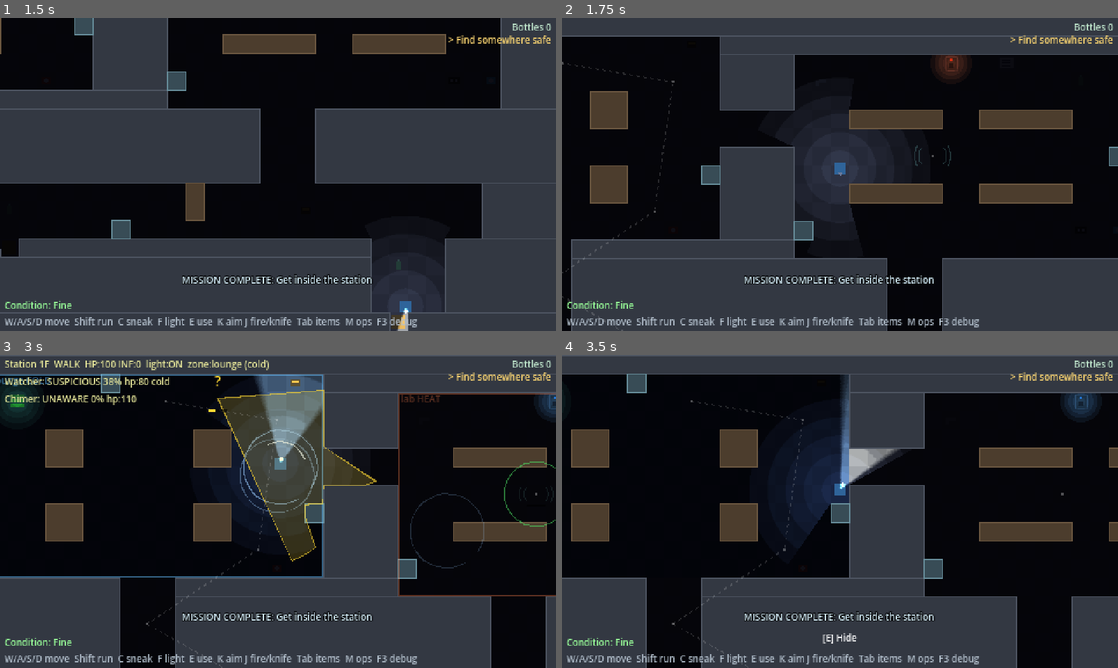
Above: before the commit, frames 1-4 (two rows, left to right).
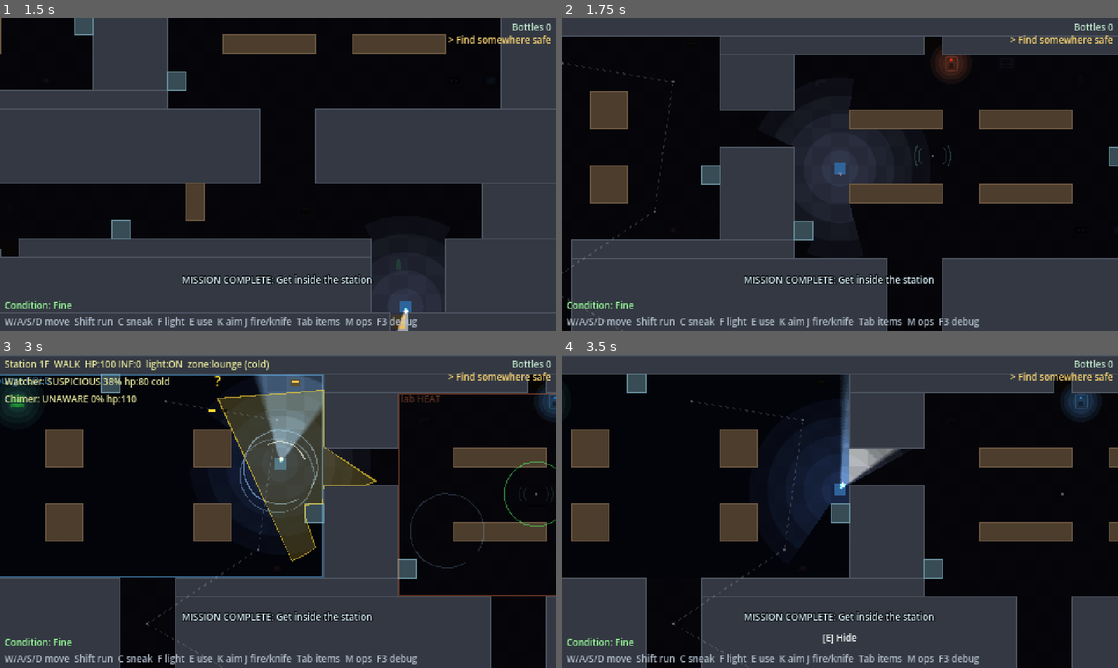
Above: after the commit, the same moments.

Repository: jimmylee719/pixel-biohazard
Game: Godot game, scene res://tools/tests/capture.tscn
Two runs of this game, one before a commit and one after it. Both use one fixed random seed, a clock stepped at 60 frames per second and the inputs below. This scene is started directly instead of the project's main scene.
Inputs (mouse positions are in pixels of both pictures, inside the frame that each line leads up to):
- Up to frame 1 (1.5 s): tap Enter (ui_accept) at 0.5, 0.77, 1.07 s; move the mouse to (400, 158) at 0.52 s; hold D (move_right) 0.53-1.28 s; hold Right mouse button (aim) 0.53-1.28 s; click (400, 158) at 0.8 s; move the mouse to (166, 190) at 1.27 s; hold S (move_down) from 1.28 s (still down); click (166, 190) at 1.35 s
- Up to frame 2 (1.75 s): keep holding S (move_down); tap Enter (ui_accept) at 1.52 s; tap F (flashlight) at 1.55 s
- Up to frame 3 (3 s): tap Enter (ui_accept) at 1.82 s; move the mouse to (333, 442) at 2.02 s; release S (move_down) at 2.03 s; hold D (move_right) 2.03-2.78 s; tap F (flashlight) at 2.1 s; tap E (interact) at 2.3, 2.85 s; move the mouse to (250, 574) at 2.77 s; hold W (move_up) from 2.78 s (still down); click (250, 574) at 2.92 s
- Up to frame 4 (3.5 s): keep holding W (move_up); tap Enter (ui_accept) at 3.02, 3.32 s; tap Shift (run) at 3.05 s

Frame 1 is identical in both runs. In frame 2, 0.2% of the frame differs, in the area x 65-69%, y 6-12%; in frame 3, 0.2%; in frame 4, 0.2%.

Commit message:
實作 Prototype 7：恢復電力；系列改為本篇＋資料片
- 新區域：燃料庫（南岸東側，碼頭＋倉庫）、地下層 B1（需權限卡等級 2）
- 雙手搬運燃料桶：不能跑、不能使用武器與投擲、腳步聲變大、移動變慢
- 發電機：倒入燃料恢復電力，啟動聲傳得很遠
- 電力影響：研究站室內燈亮（較容易被發現）、二樓與地下層暖氣恢復
  （凍眠體甦醒）、樣本冷凍庫維持寒冷
- 主線新增「恢復電力」為原型終點；無線電支線「燃料庫的貨單」
- 互動可設定是否算完成任務步驟；戶外區域可標示室內地板範圍
- SERIES_BIBLE 第 5 節：推出方式改為完整本篇＋大型／小型資料片
- 行為測試擴充為 241 項；GDD、CLAUDE.md 更新

Co-Authored-By: Claude Opus 5.5 <noreply@anthropic.com>

Diff:
--- a/scripts/autoload/missions.gd
+++ b/scripts/autoload/missions.gd
@@ -45,6 +45,23 @@
 			{"type": "interact", "target": "director_terminal"},
 		],
 		"reward": {"access": 2},
+	},
+	{
+		"id": "restore_power", "main": true, "requires": ["director_records"],
+		"title": "Restore power",
+		"desc": "The B1 generator ran dry. There's diesel at the fuel depot east of the shore. Your level 2 card opens the basement door in the lab.",
+		"steps": [
+			{"type": "collect", "target": "fuel_can"},
+			{"type": "interact", "target": "generator_b1"},
+		],
+	},
+	{
+		"id": "depot_manifest", "main": false, "requires": ["director_records"],
+		"radio": "KOVAC: \"Going to the depot? Find the manifest first. Mendez said something nests in that warehouse.\"",
+		"title": "Depot manifest",
+		"desc": "Read the manifest in the depot warehouse before you go for the fuel.",
+		"steps": [{"type": "collect", "target": "manifest_depot"}],
+		"reward": {"intel": "fuel_depot"},
 	},
 	{
 		"id": "supply_drop", "main": false,
--- a/scripts/autoload/world_state.gd
+++ b/scripts/autoload/world_state.gd
@@ -35,6 +35,7 @@
 		"loaded": {"pistol": 0, "shotgun": 0},
 		"equipped": "pistol",
 		"access_level": 0,
+		"carrying": "",
 		"storage": {},
 		"flags": {},
 	}
@@ -96,6 +97,21 @@
 	set(value):
 		data.access_level = maxi(data.access_level, value)
 		changed.emit()
+
+
+## 雙手搬運中的東西（例如 "fuel"），空字串 = 沒有
+var carrying: String:
+	get:
+		return data.carrying
+	set(value):
+		data.carrying = value
+		changed.emit()
+
+
+## 研究站的電力（發電機）
+var power_on: bool:
+	get:
+		return has_flag("power_on")
 
 
 var equipped: String:
@@ -311,6 +327,7 @@
 		"loaded": {"pistol": 0, "shotgun": 0},
 		"equipped": "pistol",
 		"access_level": 0,
+		"carrying": "",
 		"storage": {},
 		"flags": {},
 	}
--- /dev/null
+++ b/scripts/interact/fuel_can.gd
@@ -0,0 +1,27 @@
+## 燃料桶：雙手搬運。搬著的時候不能跑、不能用武器，腳步聲也比較大。
+## 要一路搬到地下層的發電機。被打倒或回到檢查點時，燃料桶會回到原處。
+class_name FuelCan
+extends Interactable
+
+
+func can_interact(player: Player) -> bool:
+	return enabled and not player.is_hiding and WorldState.carrying == ""
+
+
+func get_prompt(_player: Player) -> String:
+	return "Carry fuel can (both hands)"
+
+
+func interact(_player: Player) -> void:
+	WorldState.carrying = "fuel"
+	take()
+
+
+func sync_from_state() -> void:
+	_sync_taken()
+
+
+func _draw() -> void:
+	draw_rect(Rect2(-5, -6, 10, 12), Color(0.7, 0.2, 0.15))
+	draw_rect(Rect2(-5, -6, 10, 12), Color(0.9, 0.4, 0.3), false, 1.0)
+	draw_rect(Rect2(-2, -8, 4, 2), Color(0.3, 0.3, 0.3))
--- /dev/null
+++ b/scripts/interact/generator.gd
@@ -0,0 +1,57 @@
+## 發電機：倒入燃料就能恢復研究站的電力。
+## 電力會改變整張地圖：燈亮（看得清楚，但也更容易被發現）、暖氣恢復（凍眠體會醒）。
+## 啟動時的轟鳴聲非常大。
+class_name Generator
+extends Interactable
+
+signal powered
+
+const NOISE_TILES := 14.0
+
+var _lamp: PointLight2D
+
+
+func _ready() -> void:
+	_lamp = PointLight2D.new()
+	_lamp.texture = LightTextures.make_radial()
+	_lamp.texture_scale = 20.0 / (LightTextures.SIZE * 0.5)
+	_lamp.energy = 0.7
+	add_child(_lamp)
+	sync_from_state()
+
+
+func can_interact(player: Player) -> bool:
+	return enabled and not player.is_hiding
+
+
+func get_prompt(_player: Player) -> String:
+	if WorldState.power_on:
+		return "Generator (running)"
+	return "Refuel and start generator" if WorldState.carrying == "fuel" else "Generator (no fuel)"
+
+
+func counts_as_interaction(_player: Player) -> bool:
+	return WorldState.carrying == "fuel" and not WorldState.power_on
+
+
+func interact(_player: Player) -> void:
+	if WorldState.power_on or WorldState.carrying != "fuel":
+		return
+	WorldState.carrying = ""
+	WorldState.set_flag("power_on")
+	NoiseBus.emit_noise(global_position, NOISE_TILES * Level.TILE, self)
+	sync_from_state()
+	powered.emit()
+
+
+func sync_from_state() -> void:
+	if _lamp:
+		_lamp.color = Color(0.4, 1.0, 0.5) if WorldState.power_on else Color(1.0, 0.3, 0.2)
+	queue_redraw()
+
+
+func _draw() -> void:
+	draw_rect(Rect2(-6, -6, 12, 12), Color(0.3, 0.32, 0.3))
+	draw_rect(Rect2(-6, -6, 12, 12), Color(0.55, 0.58, 0.5), false, 1.0)
+	var led := Color(0.4, 1.0, 0.5) if WorldState.power_on else Color(1.0, 0.3, 0.2)
+	draw_rect(Rect2(-1, -4, 2, 2), led)
--- a/scripts/interact/interactable.gd
+++ b/scripts/interact/interactable.gd
@@ -28,8 +28,14 @@
 ## 主角按下 interact 時呼叫：先通知任務系統，再執行互動
 ## （例如「用無線電」這個任務步驟要先完成，無線電才收得到之後的委託）。
 func use(player: Player) -> void:
-	WorldState.emit_event("interact", item_name)
+	if counts_as_interaction(player):
+		WorldState.emit_event("interact", item_name)
 	interact(player)
+
+
+## 這次互動算不算完成任務步驟（例如發電機要有燃料才算）
+func counts_as_interaction(_player: Player) -> bool:
+	return true
 
 
 func interact(_player: Player) -> void:
--- a/scripts/level/level.gd
+++ b/scripts/level/level.gd
@@ -25,7 +25,7 @@
 const CABINET_EDGE_COLOR := Color(0.42, 0.34, 0.25)
 const LOCKER_COLOR := Color(0.22, 0.30, 0.34)
 const LOCKER_EDGE_COLOR := Color(0.40, 0.55, 0.60)
-const FLOOR_CHARS := ".PDBKTXGAMVWRYNSLQOx"
+const FLOOR_CHARS := ".PDBKTXGAMVWRYNSLQOxFE"
 
 ## 建立前設定
 var area_id := Areas.START_AREA
@@ -68,7 +68,7 @@
 	for cell in _floor_cells:
 		var even := (cell.x + cell.y) % 2 == 0
 		var color: Color
-		if outdoor:
+		if outdoor and not _is_indoor_cell(cell):
 			color = SNOW_FLOOR_A if even else SNOW_FLOOR_B
 		elif safe:
 			color = SAFE_FLOOR_A if even else SAFE_FLOOR_B
@@ -82,6 +82,14 @@
 		draw_rect(Rect2(Vector2(cell) * TILE + Vector2(2, 2), Vector2(TILE - 4, TILE - 4)), DOOR_COLOR)
 
 
+## 戶外區域裡的室內空間（例如倉庫）：地板畫成室內的樣子
+func _is_indoor_cell(cell: Vector2i) -> bool:
+	for r in _data.get("indoor_rects", []):
+		if (r as Rect2i).has_point(cell):
+			return true
+	return false
+
+
 func get_navigation_map() -> RID:
 	return _nav_region.get_navigation_map()
 
@@ -152,7 +160,14 @@
 func is_zone_heated(zone_name: String) -> bool:
 	if not zones.has(zone_name):
 		return true
+	if zones[zone_name].get("powered", false) and WorldState.power_on:
+		return true  # 恢復電力：暖氣跟著恢復
 	return WorldState.is_zone_heated(area_id, zone_name, zones[zone_name].heated)
+
+
+## 恢復電力後燈亮著的區域
+func is_lit() -> bool:
+	return _data.get("powered_area", false) and WorldState.power_on
 
 
 func set_zone_heated(zone_name: String, heated: bool) -> void:
@@ -320,6 +335,10 @@
 					item = stairs
 				"Q":
 					item = AccessCard.new()
+				"F":
+					item = FuelCan.new()
+				"E":
+					item = Generator.new()
 				"O":
 					item = Terminal.new()
 				"x":
--- a/scripts/main.gd
+++ b/scripts/main.gd
@@ -17,8 +17,10 @@
 	"listener": preload("res://scenes/enemy_listener.tscn"),
 	"sleeper": preload("res://scenes/enemy_sleeper.tscn"),
 }
-## 原型的終點：讀完站長的紀錄
-const PROTOTYPE_END_TERMINAL := "director_terminal"
+## 原型的終點：完成這個主線後顯示 TO BE CONTINUED
+const PROTOTYPE_END_MISSION := "restore_power"
+## 恢復電力後，研究站室內有燈（比較亮）
+const POWERED_DARKNESS := Color(0.17, 0.17, 0.2)
 
 var level: Level
 var enemies: Array[Enemy] = []
@@ -74,7 +76,9 @@
 	_banner.visible = false
 	_hint.text = _build_hint()
 	Missions.mission_completed.connect(func(id: String):
-		show_message("MISSION COMPLETE: %s" % Missions.get_mission(id).title))
+		show_message("MISSION COMPLETE: %s" % Missions.get_mission(id).title)
+		if id == PROTOTYPE_END_MISSION:
+			_end_attempt("TO BE CONTINUED", Color(0.5, 1, 0.6), true, MESSAGE_TIME))
 	_resume_button.pressed.connect(_toggle_pause)
 	_quit_button.pressed.connect(_quit_to_title)
 	await load_area(WorldState.data.area, WorldState.data.entry, false)
@@ -179,6 +183,8 @@
 			item.reached.connect(func(target: String): load_area(target, "stairs"))
 		elif item is Terminal:
 			item.used.connect(_on_terminal_used)
+		elif item is Generator:
+			item.powered.connect(_on_power_restored)
 		elif item is TapePickup:
 			item.message_shown.connect(show_message)
 		elif item is ReadableNote:
@@ -188,39 +194,50 @@
 		elif item is StorageBox:
 			item.opened.connect(_toggle_storage_panel)
 
+	_apply_darkness()
+	_player.level = level
+	_player.reset_to(level.get_entry_position(entry))
+	_camera.setup(_player, level.bounds)
+	_overlay.bind_area(level, enemies)
+
+	# 先觸發「進入區域」的任務事件，再存檔查點，任務進度才會包含在檢查點裡
+	WorldState.emit_event("enter_area", area_id)
+	WorldState.save_checkpoint(area_id, entry)
+
+	if fade:
+		await _fade_to(0.0)
+	_player.input_enabled = true
+	_transitioning = false
+
+
+func _fade_to(alpha: float) -> void:
+	var tween := create_tween()
+	tween.tween_property(_fade, "color:a", alpha, FADE_TIME)
+	await tween.finished
+
+
+# ── 被抓到、重來 ──────────────────────────────────────
+
+func _apply_darkness() -> void:
 	if level.safe:
 		_darkness.color = SAFE_DARKNESS
 	elif level.outdoor:
 		_darkness.color = OUTDOOR_DARKNESS
+	elif level.is_lit():
+		_darkness.color = POWERED_DARKNESS
 	else:
 		_darkness.color = INDOOR_DARKNESS
-	_player.level = level
-	_player.reset_to(level.get_entry_position(entry))
-	_camera.setup(_player, level.bounds)
-	_overlay.bind_area(level, enemies)
-
-	# 先觸發「進入區域」的任務事件，再存檔查點，任務進度才會包含在檢查點裡
-	WorldState.emit_event("enter_area", area_id)
-	WorldState.save_checkpoint(area_id, entry)
-
-	if fade:
-		await _fade_to(0.0)
-	_player.input_enabled = true
-	_transitioning = false
-
-
-func _fade_to(alpha: float) -> void:
-	var tween := create_tween()
-	tween.tween_property(_fade, "color:a", alpha, FADE_TIME)
-	await tween.finished
-
-
-# ── 被抓到、重來 ──────────────────────────────────────
+
 
 func _on_terminal_used(item_name: String) -> void:
 	show_message(level.get_message(item_name))
-	if item_name == PROTOTYPE_END_TERMINAL:
-		_end_attempt("TO BE CONTINUED", Color(0.5, 1, 0.6), true, MESSAGE_TIME)
+
+
+## 發電機啟動：燈亮、暖氣恢復（同一區的凍眠體會醒）
+func _on_power_restored() -> void:
+	level.sync_from_state()
+	_apply_darkness()
+	show_message("The generator roars to life. Lights flicker on across the station - and the heating with them.", true)
 
 
 func _end_attempt(text: String, color: Color, new_game := false, delay := RESET_DELAY) -> void:
@@ -495,6 +512,8 @@
 	parts.append("Bottles %d" % _player.bottles)
 	if WorldState.access_level > 0:
 		parts.append("Card Lv%d" % WorldState.access_level)
+	if _player.is_carrying():
+		parts.append("CARRYING FUEL")
 	return "  ".join(parts)
 
 
--- a/scripts/player/player.gd
+++ b/scripts/player/player.gd
@@ -130,7 +130,7 @@
 		if Input.is_action_just_pressed("flashlight"):
 			flashlight_on = not flashlight_on
 			_apply_flashlight()
-		if Input.is_action_just_pressed("throw"):
+		if Input.is_action_just_pressed("throw") and not is_carrying():
 			throw_bottle()
 
 	# 舉槍時站定，只能轉向（鎖定目標時面向由 Combat 控制）
@@ -139,7 +139,9 @@
 			facing = move_input.normalized()
 		move_input = Vector2.ZERO
 
-	var running := input_enabled and Input.is_action_pressed("run") and move_input != Vector2.ZERO
+	# 雙手搬東西時不能跑
+	var running := input_enabled and Input.is_action_pressed("run") and move_input != Vector2.ZERO \
+		and not is_carrying()
 	if running:
 		sneaking = false
 
@@ -216,8 +218,15 @@
 			_die()
 
 
+## 雙手搬運中（燃料桶）：不能跑、不能用武器、腳步聲比較大
+func is_carrying() -> bool:
+	return WorldState.carrying != ""
+
+
 func get_speed_mult() -> float:
 	var mult := 1.0
+	if is_carrying():
+		mult *= 0.85
 	if WorldState.health < wounded_threshold:
 		mult *= wounded_speed_mult
 	if WorldState.infection >= WorldState.MAX_INFECTION:
@@ -357,9 +366,11 @@
 		global_position, facing, point, deg_to_rad(flashlight_half_angle_deg), flashlight_range)
 
 
-## 敵人的視野距離倍率：開手電筒的人在黑暗中很顯眼。
+## 敵人的視野距離倍率：開手電筒的人在黑暗中很顯眼；燈亮著的區域就藏不住了。
 func get_detection_range_mult() -> float:
 	var mult := 1.4 if flashlight_on else 0.7
+	if level and level.is_lit():
+		mult = maxf(mult, 1.2)
 	if gait == Gait.SNEAK or (gait == Gait.IDLE and sneaking):
 		mult *= 0.85
 	return mult
@@ -385,6 +396,8 @@
 		return "AIM"
 	if is_hiding:
 		return "HIDDEN"
+	if is_carrying():
+		return "CARRY"
 	return ["IDLE", "SNEAK", "WALK", "RUN"][gait]
 
 
@@ -397,7 +410,7 @@
 	var interval := 0.0
 	match gait:
 		Gait.WALK:
-			radius = walk_noise_tiles * TILE
+			radius = (walk_noise_tiles + (1.5 if is_carrying() else 0.0)) * TILE
 			interval = walk_noise_interval
 		Gait.RUN:
 			radius = run_noise_tiles * TILE
--- a/scripts/player/player_combat.gd
+++ b/scripts/player/player_combat.gd
@@ -89,7 +89,7 @@
 		if not fx.is_empty():
 			fx.t += delta
 
-	if not player.input_enabled or player.is_hiding or player.is_dead:
+	if not player.input_enabled or player.is_hiding or player.is_dead or player.is_carrying():
 		interrupt()
 		return
 
--- a/scripts/world/areas.gd
+++ b/scripts/world/areas.gd
@@ -10,6 +10,7 @@
 ##   R  無線電（存檔、接收支線、調頻）   Y  儲物箱（所有安全屋共用）
 ##   N  筆記／白板（可重複閱讀）   S  散彈槍   L  散彈
 ##   Q  權限卡（提升權限等級，不佔物品欄）   O  終端機   x  屍體（裝飾；和凍眠體很像）
+##   F  燃料桶（雙手搬運）   E  發電機
 ##   1～9、a～i  敵人巡邏點，哪些點屬於哪隻敵人見 enemies
 ##
 ## 每個區域的欄位：
@@ -25,6 +26,9 @@
 ##   entries    其他入口 {id: 格子}（例如無線電旁邊，存檔後從這裡重來）
 ##   stairs     {"x,y": 目標區域}，G 樓梯通往哪裡（到達後站在目標區域的 entries.stairs）
 ##   access     門的欄位：需要的權限等級（WorldState.access_level）
+##   powered_area  恢復電力後這個區域的燈會亮
+##   indoor_rects  戶外區域裡的室內空間（地板畫成室內）
+##   zones 的 powered：恢復電力後這個溫度區域會有暖氣（zone 依字典順序比對，先寫的優先）
 ##   names      {"x,y": 名稱}，給任務系統辨認特定物件用
 ##   hidden     {"x,y": 旗標}，這格的物品要等旗標設定後才會出現（例如聽了某個頻率）
 ##   learn      {名稱: 頻率}，讀到／撿到這個物件時，把頻率記進無線電備忘錄
@@ -55,7 +59,7 @@
 			"#..........................CC..........#",
 			"#..........................CC..........#",
 			"#.....4.........3......................#",
-			"#.........B......CC....................#",
+			"#.........B......CC....................D",
 			"#................................CC....#",
 			"#..................CCCCC.........CC....#",
 			"#..CC..............CCCCC...............#",
@@ -77,6 +81,7 @@
 		"doors": {
 			"front": {"cell": Vector2i(6, 7), "to": "station_1f", "spawn_dir": Vector2i(0, 1)},
 			"cargo": {"cell": Vector2i(30, 7), "to": "station_1f", "spawn_dir": Vector2i(0, 1)},
+			"depot": {"cell": Vector2i(39, 15), "to": "fuel_depot", "spawn_dir": Vector2i(-1, 0)},
 		},
 		"names": {
 			"36,21": "supply_crate_shore",
@@ -90,10 +95,11 @@
 
 	"station_1f": {
 		"title": "Station 1F",
+		"powered_area": true,
 		"outdoor": false,
 		"map": [
 			"############################################",
-			"#......H.........A.#########################",
+			"#......H.........A.###########D#############",
 			"#.G.......1........####........X..N......###",
 			"#...............2..####.W.......a.....B..###",
 			"#...CC......CC.....####..................###",
@@ -131,6 +137,7 @@
 			"front": {"cell": Vector2i(0, 6), "to": "south_shore", "spawn_dir": Vector2i(1, 0)},
 			"cargo": {"cell": Vector2i(35, 24), "to": "south_shore", "spawn_dir": Vector2i(0, -1)},
 			"safe": {"cell": Vector2i(14, 20), "to": "station_safe", "spawn_dir": Vector2i(0, -1)},
+			"basement": {"cell": Vector2i(30, 1), "to": "station_b1", "spawn_dir": Vector2i(0, 1), "access": 2},
 		},
 		"stairs": {"2,2": "station_2f"},
 		"entries": {"stairs": Vector2i(2, 3)},
@@ -189,6 +196,7 @@
 
 	"station_2f": {
 		"title": "Station 2F",
+		"powered_area": true,
 		"outdoor": false,
 		"map": [
 			"########################################",
@@ -217,7 +225,7 @@
 		],
 		# 二樓的暖氣壞了：整層都是冷的，凍眠體才會一直睡著
 		"zones": {
-			"upper": {"rect": Rect2i(0, 0, 40, 16), "heated": false},
+			"upper": {"rect": Rect2i(0, 0, 40, 16), "heated": false, "powered": true},
 		},
 		"breakers": [],
 		"doors": {
@@ -233,6 +241,7 @@
 
 	"station_2f_office": {
 		"title": "Director's Office",
+		"powered_area": true,
 		"outdoor": false,
 		"map": [
 			"################",
@@ -264,6 +273,100 @@
 			"director_terminal": "HALVORSEN'S RECORDS: \"Day 3: Mendez and Lund show the clicking. Kept off the report - the Ark people paid for this season. Day 6: moved the infected to cold storage. Day 9: power cut. God help us.\"",
 		},
 	},
+
+	"fuel_depot": {
+		"title": "Fuel Depot",
+		"outdoor": true,
+		# 倉庫內部（地板畫成室內；沒有暖氣，一樣是冷的）
+		"indoor_rects": [Rect2i(19, 4, 18, 11)],
+		"map": [
+			"########################################",
+			"#......................................#",
+			"#........CC............................#",
+			"#........CC.......####################.#",
+			"#...............H.#.N................#.#",
+			"#.....CC..........#................F.#.#",
+			"#.....CC..........#..CCCC...CCCC.....#.#",
+			"#.................#..................#.#",
+			"#.............2...#.......a......CC..#.#",
+			"#..CC............................CC..#.#",
+			"D.................#..CCCC...CCCC.CC..#.#",
+			"#.................#..............CC..#.#",
+			"#...........CC....#......B.......CC..#.#",
+			"#..1........CC....#.A...........b...H#.#",
+			"#.................#..................#.#",
+			"#..............C..#########.##########.#",
+			"#........3.....C.......................#",
+			"#......................................#",
+			"#......................................#",
+			"########################################",
+			"########################################",
+			"########################################",
+		],
+		"enemies": [
+			{"type": "patroller", "route": "123"},
+			{"type": "listener", "route": "ab"},
+		],
+		"zones": {
+			"outside": {"rect": Rect2i(0, 0, 40, 22), "heated": false},
+		},
+		"breakers": [],
+		"doors": {
+			"depot": {"cell": Vector2i(0, 10), "to": "south_shore", "spawn_dir": Vector2i(1, 0)},
+		},
+		"names": {
+			"35,5": "fuel_can",
+			"20,4": "manifest_depot",
+		},
+		"messages": {
+			"manifest_depot": "MANIFEST: \"Drum 7 - diesel, generator grade. Moved to the back of the warehouse after the storm. The thing in here hunts by sound. Walk soft.\"",
+		},
+	},
+
+	"station_b1": {
+		"title": "Station B1",
+		"outdoor": false,
+		"powered_area": true,
+		"map": [
+			"##D#####################################",
+			"#......................................#",
+			"#.....1.............................2..#",
+			"#......................................#",
+			"#...##############.......#######.#######",
+			"#...##############.......#............H#",
+			"#...##############.......#.............#",
+			"#...######.##########.####.............#",
+			"#................#.......#.............#",
+			"#....a...x.....V.#.......#....CCCC.....#",
+			"#.....CC.....CC..#..CC...#....CCCCE....#",
+			"#.....CC.....CC..#.......#....CCCC.....#",
+			"#........b.......#.......#....CCCC.....#",
+			"#..........x.....#.......#..........3..#",
+			"#.....CC.....CCc.#.....L.#...........M.#",
+			"#H...............#.......#.............#",
+			"########################################",
+			"########################################",
+		],
+		"enemies": [
+			{"type": "patroller", "route": "123"},
+			{"type": "sleeper", "route": "a"},
+			{"type": "sleeper", "route": "b"},
+			{"type": "sleeper", "route": "c"},
+		],
+		# 樣本冷凍庫一直是冷的（電力恢復後冷凍櫃更冷）；其他地方恢復電力後有暖氣
+		"zones": {
+			"freezer": {"rect": Rect2i(4, 8, 13, 8), "heated": false},
+			"b1": {"rect": Rect2i(0, 0, 40, 18), "heated": false, "powered": true},
+		},
+		"breakers": [],
+		"doors": {
+			"basement": {"cell": Vector2i(2, 0), "to": "station_1f", "spawn_dir": Vector2i(0, 1)},
+		},
+		"names": {
+			"34,10": "generator_b1",
+		},
+		"messages": {},
+	},
 }
 
 
--- a/tools/tests/capture.gd
+++ b/tools/tests/capture.gd
@@ -144,6 +144,19 @@
 	await _frames(20)
 	await _shot("16_office")
 
+	# 燃料庫（搬著燃料桶）、恢復電力後的地下層
+	await _main.load_area("fuel_depot", "depot", false)
+	WorldState.carrying = "fuel"
+	_put_player(_tile(28, 8), Vector2.LEFT, true)
+	await _frames(30)
+	await _shot("17_depot_carry")
+	WorldState.set_flag("power_on")
+	WorldState.carrying = ""
+	await _main.load_area("station_b1", "basement", false)
+	_put_player(_tile(33, 13), Vector2.UP, true)
+	await _frames(30)
+	await _shot("18_b1_powered")
+
 	# 標題畫面
 	_main.queue_free()
 	var title: Control = load("res://scenes/title.tscn").instantiate()
--- a/tools/tests/prototype_test.gd
+++ b/tools/tests/prototype_test.gd
@@ -1118,6 +1118,80 @@
 	await _press("interact")
 	_check(Missions.is_done("director_records"), "完成主線：站長的紀錄")
 	_check(WorldState.access_level == 2, "權限卡升到等級 2")
+	_check(_player.input_enabled, "讀完紀錄後可以繼續（主線：恢復電力）")
+	_check(Missions.tracked_mission().get("id") == "restore_power", "下一個主線：恢復電力")
+	await _test_power()
+
+
+func _quiet() -> void:
+	for e in _main.enemies:
+		e.process_mode = Node.PROCESS_MODE_DISABLED
+
+
+func _test_power() -> void:
+	print("[power / basement door]")
+	await _main.load_area("station_1f", "stairs", false)
+	_quiet()
+	_place_player(_tile(30, 2), false, Vector2.UP)
+	await _walk_until_area("move_up", "station_b1")
+	_check(_main.level.area_id == "station_b1", "權限卡等級 2 可以進地下層")
+	_quiet()
+	_level = _main.level
+	_check(not _main.level.is_lit(), "停電中：地下層沒有燈")
+	_check(_main.level.is_cold(_tile(10, 10)) and _main.level.is_cold(_tile(30, 3)), "停電中：地下層是冷的")
+	var gen := _find_item(Generator, Vector2i(34, 10))
+	_place_player(_tile(35, 10), false, Vector2.LEFT)
+	await _frames(3)
+	_check(_player.focus == gen, "可以檢查發電機")
+	await _press("interact")
+	_check(not WorldState.power_on and Missions.step_index("restore_power") == 0, "沒有燃料時發電機不會啟動")
+
+	print("[power / fuel depot]")
+	await _main.load_area("fuel_depot", "depot", false)
+	_quiet()
+	_level = _main.level
+	_check(_main.level.outdoor, "燃料庫在戶外")
+	var can := _find_item(FuelCan, Vector2i(35, 5))
+	_place_player(_tile(34, 5), false, Vector2.RIGHT)
+	await _frames(3)
+	_check(_player.focus == can, "可以搬燃料桶")
+	await _press("interact")
+	_check(_player.is_carrying() and Missions.step_index("restore_power") == 1, "雙手搬起燃料桶")
+	_place_player(_tile(30, 8), false, Vector2.LEFT)
+	Input.action_press("run")
+	Input.action_press("move_left")
+	await _seconds(0.4)
+	_check(_player.gait != Player.Gait.RUN, "搬著燃料桶不能跑")
+	Input.action_release("move_left")
+	Input.action_release("run")
+	Input.action_press("aim")
+	await _frames(5)
+	_check(not _player.combat.aiming, "搬著燃料桶不能舉槍")
+	Input.action_release("aim")
+	await _press("fire")
+	var swing: Dictionary = _player.combat.last_melee
+	_check(swing.is_empty() or swing.t > 0.1, "搬著燃料桶不能揮刀")
+
+	print("[power / generator]")
+	await _main.load_area("station_b1", "basement", false)
+	_quiet()
+	_level = _main.level
+	_check(_player.is_carrying(), "換區域時燃料桶還在手上")
+	var freezer_sleepers: Array = _main.enemies.filter(func(e): return e.display_name == "Sleeper")
+	gen = _find_item(Generator, Vector2i(34, 10))
+	_place_player(_tile(35, 10), false, Vector2.LEFT)
+	await _frames(3)
+	await _press("interact")
+	_check(WorldState.power_on, "倒入燃料，發電機啟動")
+	_check(not _player.is_carrying(), "燃料桶用掉了")
+	_check(Missions.is_done("restore_power"), "完成主線：恢復電力")
+	_check(_main.level.is_lit(), "地下層的燈亮了")
+	_check(_main.get_node("Darkness").color == _main.POWERED_DARKNESS, "畫面變亮")
+	_check(not _main.level.is_cold(_tile(30, 3)), "地下層恢復暖氣")
+	_check(_main.level.is_cold(_tile(10, 10)), "樣本冷凍庫還是冷的")
+	_check(freezer_sleepers.all(func(e): return e.is_dormant), "冷凍庫裡的凍眠體還在睡")
+	_check(_player.get_detection_range_mult() >= 1.2, "燈亮著的地方比較容易被發現")
 	_check(not _player.input_enabled, "原型在這裡結束")
 	await _seconds(7.5)
 	_check(_main.level.area_id == "south_shore", "原型結束後重新開始（%s）" % _main.level.area_id)
+	_check(not WorldState.power_on, "新遊戲電力還沒恢復")
Not shown, added: scripts/interact/fuel_can.gd.uid
Not shown, added: scripts/interact/generator.gd.uid
Not shown, changed: CLAUDE.md
Not shown, changed: docs/GDD.md
Not shown, changed: docs/SERIES_BIBLE.md
